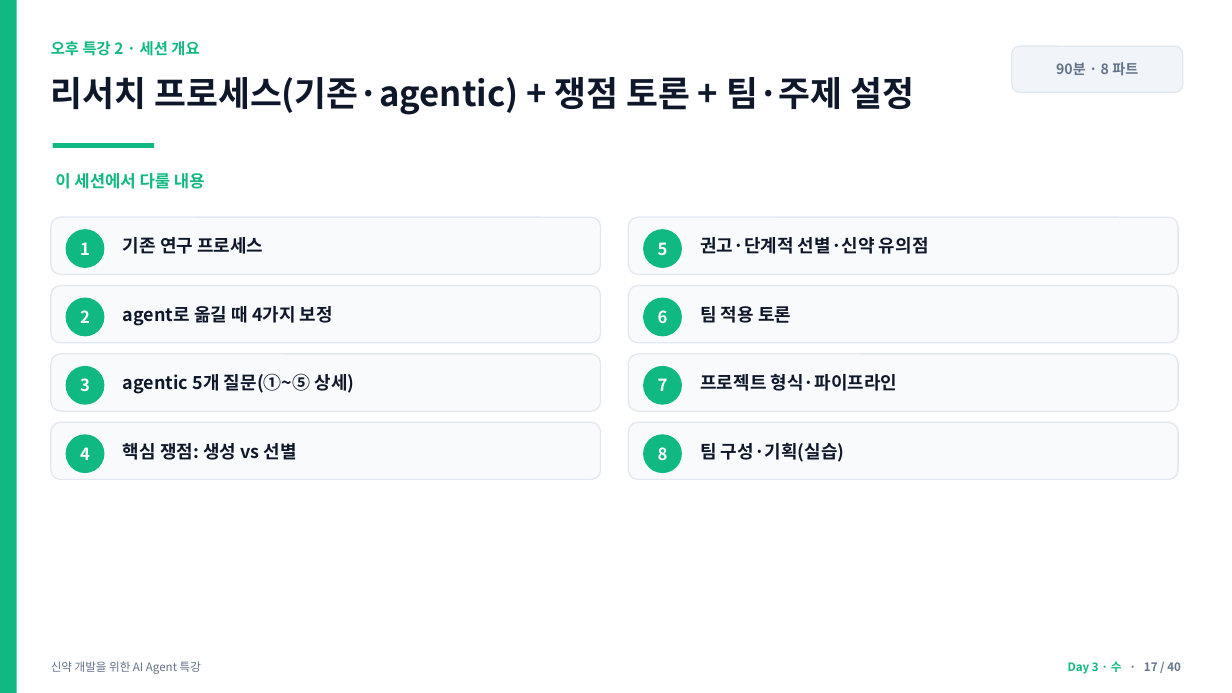
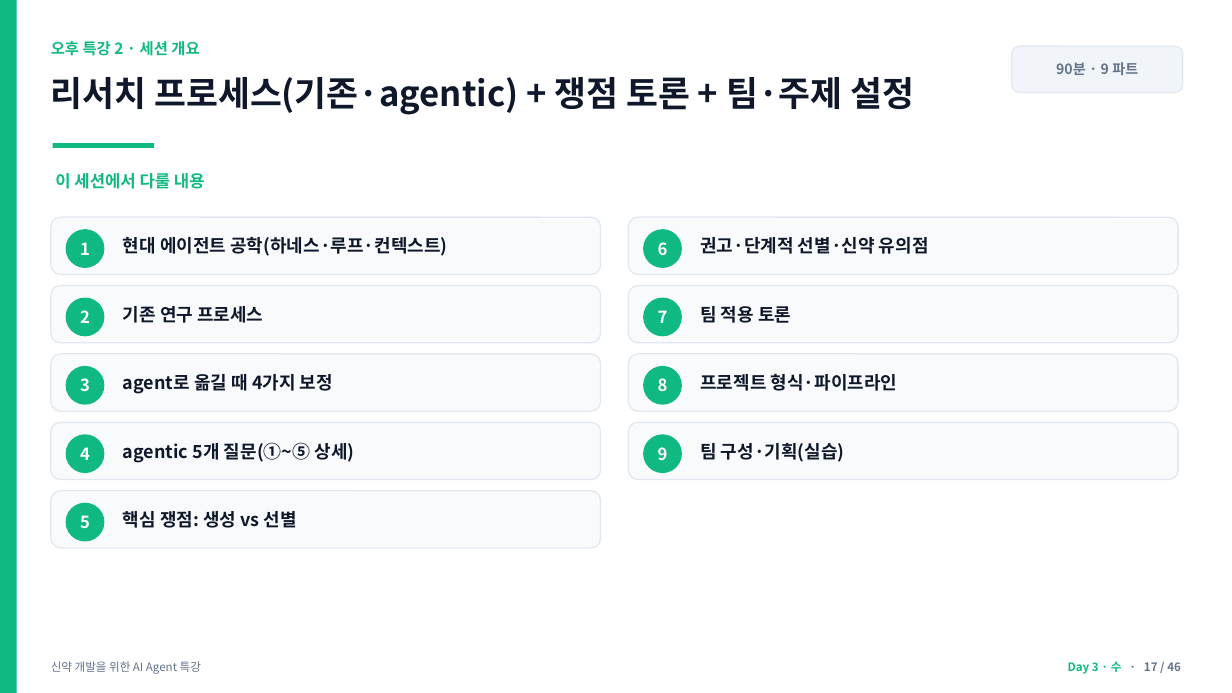
Before and after one commit to jyshin-22/wku-ai-agent-program, a slide deck: slide 17 of slides/day3.pptx. Drawn at 1232x693 pixels with LibreOffice and Linux fonts; fonts in the diff are those of the drawing. Boxes give left, top, right and bottom in pixels: in the first picture for what was removed or moved away, otherwise in the second. Text is boxed around its words. In the diff, an @@ line names an element or a change of style, - is before the commit and + after.

Commit message:
Day 3: add 현대 에이전트 공학 section (하네스·루프·컨텍스트 엔지니어링) before research process

```diff
--- a/slides/day3.pptx
+++ b/slides/day3.pptx
@@ text added at (x1=123, y1=237, x2=447, y2=256), 14 pt, text #0F172A, bold @@
+현대 에이전트 공학(하네스·루프·컨텍스트)
@@ 3 texts moved together from (x1=658, y1=310, x2=668, y2=461) to (x1=658, y1=242, x2=668, y2=392) @@
@@ 4 texts moved together from (x1=123, y1=237, x2=355, y2=460) to (x1=123, y1=306, x2=355, y2=528) @@
@@ rounded rectangle added at (x1=51, y1=491, x2=601, y2=548), fill #F8FAFC, outline #E2E8F0 1 pt @@
@@ text "5" moved from (x1=658, y1=242, x2=668, y2=255) to (x1=80, y1=515, x2=90, y2=529) @@
@@ ellipse added at (x1=66, y1=503, x2=104, y2=542), fill #10B981 @@
```
Also in this commit, not shown: 39 other slides changed, 6 slides added, 6 other files.
